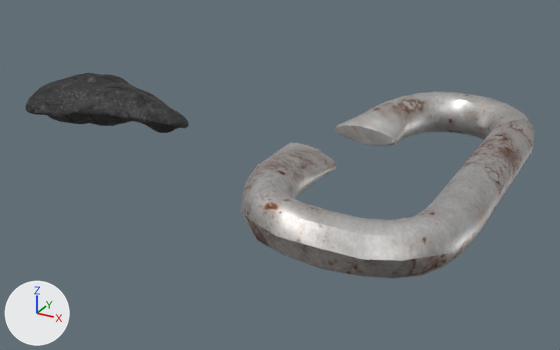
An edit to the Blender file Models/Flint and Steel/Flint and Steel.blend, drawn before and after from the same camera.
Rendered twice from a 50 mm camera at (1.91, -4.13, 1.77) aimed at (-0.36, 0.0, -0.3). The axes (+X, +Y, +Z) are drawn at lower left. The lights are the same throughout.

Objects in the first picture: 'Flint', 'Steel'.
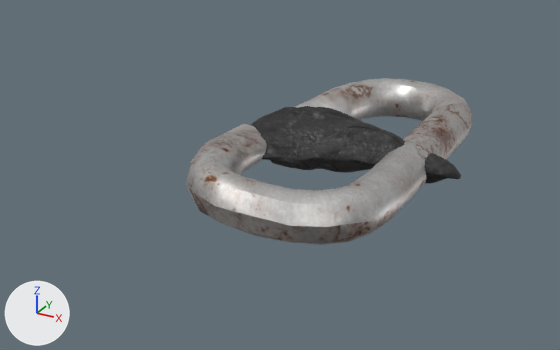
Where the newer file only moved an object's origin or applied its transform, the numbers keep the older frame.

Location of each change, [x1, y1, x2, y2] in pixels of the pictures (560 x 350 px):
'Steel', mesh moved: before [241, 92, 535, 279]; after [186, 78, 473, 245]
'Flint', moved: before [25, 73, 189, 133]; after [251, 106, 461, 183]

What changed in the scene script:
```text
Change me_cylinder:
    where me_cylinder.from_pydata(...)  # 449 vertices, 763 faces; spans x -1.19..0.14, y -0.14..0.16, z -1.07..1.31
    used by ob_steel; location = (1.0, 0.0, 0.0); rotation_euler = (1.571, 0.0, 0.0), in degrees (90, 0, 0)
    me_cylinder part 1: the whole mesh is moved by (-0.44, 0.0, -0.14)
Change me_plane:
    where me_plane.from_pydata(...)  # 515 vertices, 1007 faces; spans x -1.364..0.105, y -0.293..0.593, z -0.217..0.114
    used by ob_flint; location = (-1.19, 0.0, 0.0)
    me_plane part 2: the whole mesh is moved by (0.765, -0.105, 0.076)
Change ob_flint:
    ob_flint.location: (-1.19, 0.0, 0.0) -> (0.0, 0.0, 0.0)
```
